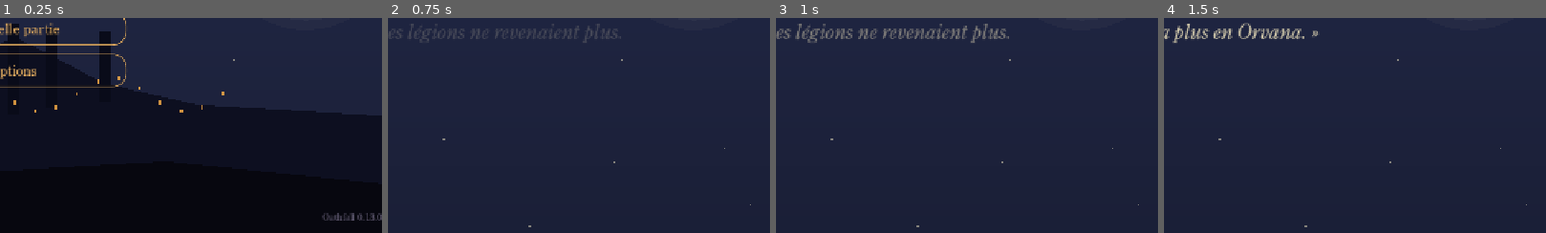
Above: before the commit, frames 1-4 (left to right).
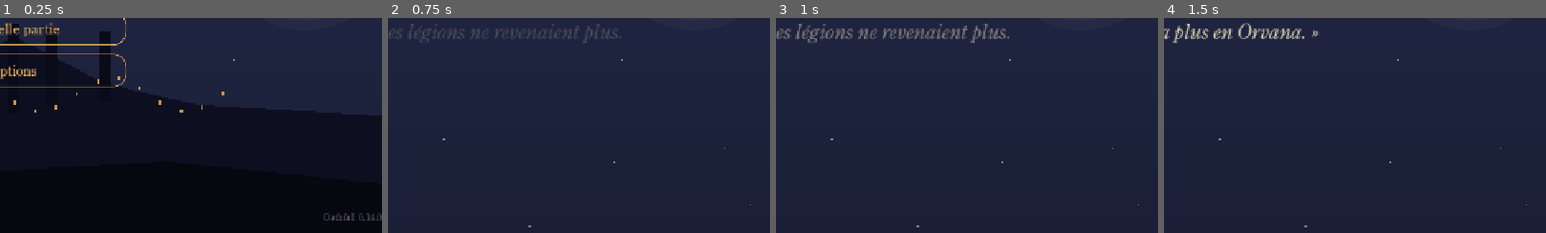
Above: after the commit, the same moments.

Repository: dev-Chris06/oathfall
Game: Godot game, scene res://scenes/main.tscn
Two runs of this game, one before a commit and one after it. Both use one fixed random seed, a clock stepped at 60 frames per second and the inputs below.
Inputs (mouse positions are % of the whole screen's width and height, from its top left):
- Up to frame 1 (0.25 s): no input
- Up to frame 2 (0.75 s): click "Nouvelle partie" at 0.5 s
- Up to frame 3 (1 s): no input
- Up to frame 4 (1.5 s): tap Enter at 1.25 s; drag from (50, 50) to (60, 28) at 1.27 s
The pictures show only the part of the screen within x 48-98%, y 50-100%; the shares and areas given below are measured in that part.

The runs differ from the first frame. In frame 1, 0.2% of the frame differs, in the area x 84-98%, y 90-95%; in frame 2, nothing differs; in frame 3, nothing differs; in frame 4, nothing differs.

Commit message:
Étape 10 : le son
- gestionnaire Audio (bus Musique et Sons, fondus, volumes gardés)
- bruitages : pas, coups, cloches, séisme, cris, interface
- six musiques en boucle, boss dès que sa barre apparaît
- curseurs de volume dans les options
- sons lourds et musiques fabriqués par tools/audio/generate.py
- pas, tissu, pièces et livre : Kenney (CC0)
- test : fichiers présents, événements joués, volumes relus
- version 0.14.0

Co-Authored-By: Claude Sonnet 5.5 <noreply@anthropic.com>

Diff:
--- a/project.godot
+++ b/project.godot
@@ -12,7 +12,7 @@
 
 config/name="Oathfall"
 config/description="Action-RPG dark fantasy. Royaume d'Orvana : nul n'y meurt plus."
-config/version="0.13.0"
+config/version="0.14.0"
 run/main_scene="res://scenes/main.tscn"
 config/features=PackedStringArray("4.7", "GL Compatibility")
 config/icon="res://icon.svg"
@@ -20,6 +20,7 @@
 [autoload]
 
 Progress="*res://scripts/progress.gd"
+Audio="*res://scripts/audio.gd"
 
 [display]
 
--- /dev/null
+++ b/scripts/audio.gd
@@ -0,0 +1,214 @@
+extends Node
+## Le son du jeu : bruitages et musiques. Chargé en permanence sous le nom
+## `Audio`. Deux bus (« Musique » et « Sons ») sont créés au démarrage, avec
+## leurs volumes réglables dans les options et gardés dans `user://reglages.json`.
+##
+## Les événements sont déclarés dans `EVENTS` (identifiant → fichiers, volume,
+## variation de hauteur) : le reste du jeu ne connaît que `Audio.play(&"clang")`
+## et `Audio.music(&"cemetery")`. Les bruitages lourds et les musiques sont
+## fabriqués par `tools/audio/generate.py` ; les pas, le tissu et les pièces
+## viennent du pack Kenney (CC0).
+
+const SFX := "res://assets/audio/sfx/"
+const KEN := "res://assets/audio/kenney/"
+const MUSIC := "res://assets/audio/music/"
+
+## Identifiant → { files, db (volume), pitch (variation aléatoire) }.
+const EVENTS := {
+	&"step": {"files": ["footstep00", "footstep01", "footstep02", "footstep03", "footstep04"], "kenney": true, "db": -12.0, "pitch": 0.1},
+	&"swing_light": {"files": ["whoosh_light"], "db": -6.0, "pitch": 0.12},
+	&"swing_heavy": {"files": ["whoosh_heavy"], "db": -4.0, "pitch": 0.08},
+	&"hit_flesh": {"files": ["impact_flesh"], "db": -3.0, "pitch": 0.12},
+	&"hit_heavy": {"files": ["impact_heavy"], "db": -2.0, "pitch": 0.08},
+	&"clang": {"files": ["clang"], "db": -6.0, "pitch": 0.1},
+	&"dodge": {"files": ["cloth1", "cloth3"], "kenney": true, "db": -6.0, "pitch": 0.1},
+	&"hurt": {"files": ["impact_flesh"], "db": 0.0, "pitch": -0.2},
+	&"hero_die": {"files": ["hero_die"], "db": -2.0},
+	&"rest_done": {"files": ["rest_done"], "db": -3.0},
+	&"enemy_fall": {"files": ["bones_fall"], "db": -4.0, "pitch": 0.1},
+	&"enemy_rise": {"files": ["bones_rise"], "db": -6.0, "pitch": 0.1},
+	&"drink": {"files": ["drink"], "db": -3.0},
+	&"heal": {"files": ["heal"], "db": -4.0},
+	&"twang": {"files": ["twang"], "db": -5.0, "pitch": 0.1},
+	&"bell_toll": {"files": ["bell_toll"], "db": -2.0},
+	&"bell_small": {"files": ["bell_small"], "db": -5.0, "pitch": 0.05},
+	&"bell_crash": {"files": ["bell_crash"], "db": 0.0},
+	&"rope_snap": {"files": ["rope_snap"], "db": -2.0},
+	&"quake": {"files": ["quake"], "db": 0.0},
+	&"scream": {"files": ["scream"], "db": -2.0},
+	&"dig": {"files": ["dig"], "db": -3.0, "pitch": 0.1},
+	&"level_done": {"files": ["level_done"], "db": -2.0},
+	&"ui_click": {"files": ["ui_click"], "db": -4.0},
+	&"ui_select": {"files": ["ui_select"], "db": -4.0},
+	&"book_open": {"files": ["bookOpen"], "kenney": true, "db": -4.0},
+	&"book_close": {"files": ["bookClose"], "kenney": true, "db": -4.0},
+	&"page": {"files": ["bookFlip1"], "kenney": true, "db": -6.0, "pitch": 0.1},
+	&"coins": {"files": ["handleCoins"], "kenney": true, "db": -4.0},
+	&"equip": {"files": ["clothBelt", "metalLatch"], "kenney": true, "db": -5.0},
+	&"gate": {"files": ["creak1", "creak2"], "kenney": true, "db": -2.0},
+	&"gate_shut": {"files": ["doorClose_1"], "kenney": true, "db": -2.0},
+}
+
+## Musique de chaque ambiance (identifiant → fichier, volume).
+const TRACKS := {
+	&"title": {"file": "title", "db": -4.0},
+	&"map": {"file": "map", "db": -5.0},
+	&"cemetery": {"file": "cemetery", "db": -4.0},
+	&"underground": {"file": "underground", "db": -4.0},
+	&"refuge": {"file": "refuge", "db": -5.0},
+	&"boss": {"file": "boss", "db": -3.0},
+}
+
+const SETTINGS_PATH := "user://reglages.json"
+const VOICES := 14
+const FADE := 1.6
+
+## Volumes de 0 à 1.
+var music_volume := 0.7
+var sfx_volume := 0.9
+## Les derniers événements joués (le test automatique les relit).
+var log: Array[StringName] = []
+## Combien de fois chaque événement a été joué depuis le début.
+var heard := {}
+var current_track: StringName = &""
+## Musique du niveau en cours, que l'on retrouve après un combat de boss.
+var level_track: StringName = &""
+
+var _streams := {}
+var _voices: Array[AudioStreamPlayer] = []
+var _next_voice := 0
+var _music: Array[AudioStreamPlayer] = []
+var _active := 0
+var _last_played := {}
+var _settings_path := SETTINGS_PATH
+
+
+func _ready() -> void:
+	process_mode = Node.PROCESS_MODE_ALWAYS
+	for bus_name in ["Musique", "Sons"]:
+		if AudioServer.get_bus_index(bus_name) == -1:
+			AudioServer.add_bus()
+			var index := AudioServer.bus_count - 1
+			AudioServer.set_bus_name(index, bus_name)
+			AudioServer.set_bus_send(index, "Master")
+	for i in VOICES:
+		var voice := AudioStreamPlayer.new()
+		voice.bus = "Sons"
+		add_child(voice)
+		_voices.append(voice)
+	for i in 2:
+		var player := AudioStreamPlayer.new()
+		player.bus = "Musique"
+		player.volume_db = -80.0
+		add_child(player)
+		_music.append(player)
+	load_settings()
+
+
+## Joue un événement. `db` s'ajoute au volume de l'événement.
+func play(id: StringName, db := 0.0) -> void:
+	log.append(id)
+	heard[id] = int(heard.get(id, 0)) + 1
+	if log.size() > 200:
+		log = log.slice(100)
+	var event: Dictionary = EVENTS.get(id, {})
+	if event.is_empty():
+		push_warning("Son inconnu : %s" % id)
+		return
+	# Un même son ne se répète pas dans la même image (coups simultanés).
+	var now := Time.get_ticks_msec()
+	if now - int(_last_played.get(id, -1000)) < 40:
+		return
+	_last_played[id] = now
+	var files: Array = event["files"]
+	var file: String = files[randi() % files.size()]
+	var stream := _load((KEN if event.get("kenney", false) else SFX) + file + ".ogg")
+	if stream == null:
+		return
+	var voice := _voices[_next_voice]
+	_next_voice = (_next_voice + 1) % VOICES
+	voice.stream = stream
+	voice.volume_db = float(event.get("db", 0.0)) + db
+	var spread := float(event.get("pitch", 0.0))
+	voice.pitch_scale = 1.0 + (randf() * 2.0 - 1.0) * spread if spread > 0.0 else 1.0 + spread
+	voice.play()
+
+
+## Lance une musique en fondu enchaîné ; la même musique ne redémarre pas.
+func music(id: StringName) -> void:
+	if id == current_track:
+		return
+	current_track = id
+	log.append(StringName("music:" + String(id)))
+	heard[StringName("music:" + String(id))] = int(heard.get(StringName("music:" + String(id)), 0)) + 1
+	var old := _music[_active]
+	var tween := create_tween().set_parallel(true)
+	tween.tween_property(old, "volume_db", -80.0, FADE)
+	tween.chain().tween_callback(old.stop)
+	if id == &"" or not TRACKS.has(id):
+		return
+	var track: Dictionary = TRACKS[id]
+	var stream := _load(MUSIC + String(track["file"]) + ".ogg")
+	if stream == null:
+		return
+	_active = 1 - _active
+	var player := _music[_active]
+	player.stream = stream
+	player.volume_db = -80.0
+	player.play()
+	create_tween().tween_property(player, "volume_db", float(track["db"]), FADE)
+
+
+func stop_music() -> void:
+	music(&"")
+
+
+func set_music_volume(value: float) -> void:
+	music_volume = clampf(value, 0.0, 1.0)
+	_apply_volume("Musique", music_volume)
+
+
+func set_sfx_volume(value: float) -> void:
+	sfx_volume = clampf(value, 0.0, 1.0)
+	_apply_volume("Sons", sfx_volume)
+
+
+func save_settings() -> void:
+	var file := FileAccess.open(_settings_path, FileAccess.WRITE)
+	if file != null:
+		file.store_string(JSON.stringify({"music": music_volume, "sfx": sfx_volume}))
+
+
+func load_settings() -> void:
+	if FileAccess.file_exists(_settings_path):
+		var parsed = JSON.parse_string(FileAccess.get_file_as_string(_settings_path))
+		if parsed is Dictionary:
+			music_volume = clampf(float(parsed.get("music", music_volume)), 0.0, 1.0)
+			sfx_volume = clampf(float(parsed.get("sfx", sfx_volume)), 0.0, 1.0)
+	_apply_volume("Musique", music_volume)
+	_apply_volume("Sons", sfx_volume)
+
+
+## Les tests écrivent ailleurs que dans les vrais réglages.
+func use_test_settings() -> void:
+	_settings_path = "user://reglages_essai.json"
+
+
+func _apply_volume(bus_name: String, value: float) -> void:
+	var index := AudioServer.get_bus_index(bus_name)
+	if index != -1:
+		AudioServer.set_bus_volume_db(index, linear_to_db(maxf(value, 0.0001)))
+		AudioServer.set_bus_mute(index, value <= 0.001)
+
+
+func _load(path: String) -> AudioStream:
+	if _streams.has(path):
+		return _streams[path]
+	if not ResourceLoader.exists(path):
+		push_warning("Fichier audio introuvable : " + path)
+		return null
+	var stream: AudioStream = load(path)
+	if stream is AudioStreamOggVorbis and path.begins_with(MUSIC):
+		(stream as AudioStreamOggVorbis).loop = true
+	_streams[path] = stream
+	return stream
--- a/scripts/dev/selftest_bot.gd
+++ b/scripts/dev/selftest_bot.gd
@@ -250,8 +250,52 @@
 		return
 	if not await _menu_tests():
 		return
+	if not _audio_tests():
+		return
 	print("SELFTEST OK")
 	get_tree().quit(0)
+
+
+## Tous les sons déclarés existent, ceux que le test a provoqués ont été joués,
+## et les volumes se gardent.
+func _audio_tests() -> bool:
+	for id: StringName in Audio.EVENTS:
+		var event: Dictionary = Audio.EVENTS[id]
+		for file: String in event["files"]:
+			var path: String = (Audio.KEN if event.get("kenney", false) else Audio.SFX) + file + ".ogg"
+			if not ResourceLoader.exists(path):
+				return _fail("le son %s manque : %s" % [id, path])
+	for id: StringName in Audio.TRACKS:
+		var path: String = Audio.MUSIC + String(Audio.TRACKS[id]["file"]) + ".ogg"
+		if not ResourceLoader.exists(path):
+			return _fail("la musique %s manque : %s" % [id, path])
+	# Un bouton du thème joue son clic.
+	var probe := Button.new()
+	Theatre.pill(probe, 20)
+	probe.pressed.emit()
+	probe.free()
+	var expected: Array[StringName] = [&"step", &"swing_light", &"swing_heavy", &"hit_flesh", &"hit_heavy",
+		&"dodge", &"hurt", &"rest_done", &"enemy_fall", &"enemy_rise", &"drink", &"heal", &"twang",
+		&"bell_toll", &"bell_small", &"bell_crash", &"rope_snap", &"quake", &"scream", &"dig",
+		&"level_done", &"gate", &"coins", &"book_open", &"book_close", &"ui_click",
+		&"music:title", &"music:map", &"music:cemetery", &"music:underground", &"music:boss", &"music:refuge"]
+	for id in expected:
+		if int(Audio.heard.get(id, 0)) == 0:
+			return _fail("le son %s n'a jamais été joué pendant le test" % id)
+	Audio.set_music_volume(0.35)
+	Audio.set_sfx_volume(0.0)
+	Audio.save_settings()
+	Audio.set_music_volume(0.9)
+	Audio.set_sfx_volume(0.9)
+	Audio.load_settings()
+	if absf(Audio.music_volume - 0.35) > 0.001 or Audio.sfx_volume != 0.0:
+		return _fail("les volumes n'ont pas été relus (%.2f, %.2f)" % [Audio.music_volume, Audio.sfx_volume])
+	if not AudioServer.is_bus_mute(AudioServer.get_bus_index("Sons")):
+		return _fail("le volume nul ne coupe pas le bus des sons")
+	Audio.set_music_volume(0.7)
+	Audio.set_sfx_volume(0.9)
+	print("test réussi : sons et musiques présents, joués aux bons moments, volumes gardés")
+	return true
 
 
 func _arena_tests() -> bool:
--- a/scripts/enemies/archer.gd
+++ b/scripts/enemies/archer.gd
@@ -87,6 +87,7 @@
 
 
 func _shoot() -> void:
+	Audio.play(&"twang")
 	var bolt := Bolt.new()
 	var start := global_position + Vector3(0.0, 1.2, 0.0) + _facing * 0.6
 	var target := _hero.global_position + Vector3(0.0, 1.0, 0.0)
--- a/scripts/enemies/bell_ringer.gd
+++ b/scripts/enemies/bell_ringer.gd
@@ -24,6 +24,7 @@
 
 
 func _ring() -> void:
+	Audio.play(&"bell_small")
 	Fx.ring(get_parent(), global_position, Color(0.85, 0.62, 0.3, 0.55), BELL_RADIUS, 1.3)
 	if _bell != null:
 		var tween := _bell.create_tween()
--- a/scripts/enemies/bell_rope.gd
+++ b/scripts/enemies/bell_rope.gd
@@ -61,6 +61,7 @@
 
 
 func _snap() -> void:
+	Audio.play(&"rope_snap")
 	is_cut = true
 	remove_from_group(&"ropes")
 	_marker.visible = false
--- a/scripts/enemies/burrower.gd
+++ b/scripts/enemies/burrower.gd
@@ -89,6 +89,7 @@
 
 
 func _burst() -> void:
+	Audio.play(&"dig")
 	_phase = Phase.BURST
 	_state_time = 0.0
 	_burst_hit = false
--- a/scripts/enemies/fossoyeuse.gd
+++ b/scripts/enemies/fossoyeuse.gd
@@ -138,6 +138,7 @@
 
 
 func _start_melee() -> void:
+	Audio.play(&"swing_heavy")
 	_attacks += 1
 	if _attacks % 3 == 0:
 		_begin(Act.SWEEP)
@@ -326,6 +327,7 @@
 # --- Phase 2 : sous terre ------------------------------------------------------
 
 func _begin_dive() -> void:
+	Audio.play(&"dig")
 	_begin(Act.DIVE)
 	_invulnerable = true
 	remove_from_group(&"hittable")
@@ -386,6 +388,7 @@
 
 
 func _emerge() -> void:
+	Audio.play(&"dig")
 	_clear_marker()
 	_mound.visible = false
 	_model.visible = true
@@ -512,6 +515,7 @@
 
 
 func _launch_stone() -> void:
+	Audio.play(&"swing_heavy")
 	var stone := GraveStone.new()
 	stone.hero = _hero
 	stone.start = global_position + Vector3(0.0, 3.2, 0.0) + _facing * 0.8
@@ -524,6 +528,7 @@
 
 
 func _begin_raise() -> void:
+	Audio.play(&"scream")
 	_begin(Act.RAISE_TELE)
 	_play_fit("raise", float(_type["raise_windup"]) + 0.3)
 
--- a/scripts/enemies/grave_stone.gd
+++ b/scripts/enemies/grave_stone.gd
@@ -50,6 +50,7 @@
 
 
 func _land() -> void:
+	Audio.play(&"hit_heavy")
 	var hit := false
 	if hero != null and not hero.is_dead() and not hero.is_dodging():
 		var offset := hero.global_position - target
--- a/scripts/enemies/great_bell.gd
+++ b/scripts/enemies/great_bell.gd
@@ -130,6 +130,7 @@
 
 
 func _fall() -> void:
+	Audio.play(&"bell_crash")
 	is_fallen = true
 	_bell.rotation.z = 0.0
 	var tween := create_tween()
--- a/scripts/enemies/sonneur.gd
+++ b/scripts/enemies/sonneur.gd
@@ -132,6 +132,7 @@
 
 
 func _slam() -> void:
+	Audio.play(&"quake")
 	_clear_quake_marker()
 	_phase = Phase.QUAKE
 	_state_time = 0.0
@@ -214,6 +215,7 @@
 
 
 func _toll() -> void:
+	Audio.play(&"bell_toll")
 	var raised := 0
 	for node in get_tree().get_nodes_in_group(&"bodies"):
 		var body := node as Enemy
--- a/scripts/enemies/widow.gd
+++ b/scripts/enemies/widow.gd
@@ -62,6 +62,7 @@
 
 
 func _scream() -> void:
+	Audio.play(&"scream")
 	var raised := 0
 	for node in get_tree().get_nodes_in_group(&"bodies"):
 		var body := node as Enemy
--- a/scripts/enemy.gd
+++ b/scripts/enemy.gd
@@ -315,6 +315,7 @@
 
 
 func _strike() -> void:
+	Audio.play(&"swing_light", -6.0)
 	if _hero == null:
 		return
 	var offset := _hero.global_position - global_position
@@ -327,6 +328,7 @@
 
 
 func _fall() -> void:
+	Audio.play(&"enemy_fall")
 	_on_fall()
 	state = State.DOWN
 	_state_time = 0.0
@@ -343,6 +345,7 @@
 
 
 func _start_rising() -> void:
+	Audio.play(&"enemy_rise")
 	state = State.RISING
 	_state_time = 0.0
 	remove_from_group(&"bodies")
--- a/scripts/hero.gd
+++ b/scripts/hero.gd
@@ -41,6 +41,8 @@
 
 var controls: TouchControls
 var state := State.MOVE
+## Temps avant le prochain bruit de pas.
+var _stride := 0.0
 var max_health := 100
 var health := 100
 
@@ -134,6 +136,10 @@
 			elif wish.length() > 0.1:
 				_facing = wish.normalized()
 				_loop(_animation("run"))
+				_stride -= delta
+				if _stride <= 0.0:
+					_stride = 0.34
+					Audio.play(&"step")
 			else:
 				_loop(_animation("idle"))
 		State.ATTACK:
@@ -166,6 +172,7 @@
 			velocity = Vector3.ZERO
 			if _state_time >= DRINK_TIME:
 				state = State.MOVE
+				Audio.play(&"heal")
 				flask_drunk.emit()
 		State.DEAD:
 			velocity = Vector3.ZERO
@@ -206,6 +213,7 @@
 		(attacker as Enemy).take_hit(global_position, thorns)
 	health_changed.emit(health, max_health)
 	hurt.emit()
+	Audio.play(&"hurt")
 	_rite_target = null
 	_cut_target = null
 	_rite_progress = 0.0
@@ -213,6 +221,7 @@
 		state = State.DEAD
 		_state_time = 0.0
 		_once(_animation("death"), 1.0)
+		Audio.play(&"hero_die")
 		died.emit()
 		return
 	var push := global_position - from
@@ -279,6 +288,7 @@
 		return
 	state = State.DRINK
 	_state_time = 0.0
+	Audio.play(&"drink")
 	_once(_animation("drink"), 1.0)
 
 
@@ -296,6 +306,7 @@
 	state = State.DODGE
 	_state_time = 0.0
 	_dodge_cooldown = dodge_cooldown
+	Audio.play(&"dodge")
 	_once(_animation("dodge"), 1.4)
 
 
@@ -308,6 +319,7 @@
 	_state_time = 0.0
 	var speed := float(attack["speed"]) * attack_speed_scale
 	var length := _once(attack["animation"], speed)
+	Audio.play(&"swing_heavy" if index == _data["attacks"].size() - 1 else &"swing_light")
 	_attack_duration = length / speed * RECOVERY_CUT if length > 0.0 else 0.4
 
 
@@ -329,6 +341,7 @@
 		touched = true
 	if touched:
 		var attacks: Array = _data["attacks"]
+		Audio.play(&"hit_heavy" if _combo == attacks.size() - 1 else &"hit_flesh")
 		hit_landed.emit(_combo == attacks.size() - 1)
 
 
@@ -425,6 +438,7 @@
 		body.give_rest()
 		if rest_heal > 0:
 			heal(rest_heal)
+		Audio.play(&"rest_done")
 		rest_given.emit(body)
 
 
--- a/scripts/hud.gd
+++ b/scripts/hud.gd
@@ -115,6 +115,7 @@
 func show_boss(boss_name: String, health: int, max_health: int) -> void:
 	_boss_label.text = boss_name
 	_boss_box.visible = true
+	Audio.music(&"boss")
 	set_boss(health, max_health)
 
 
@@ -125,6 +126,7 @@
 
 func hide_boss() -> void:
 	_boss_box.visible = false
+	Audio.music(Audio.level_track)
 
 
 func _process(delta: float) -> void:
--- a/scripts/level.gd
+++ b/scripts/level.gd
@@ -36,6 +36,8 @@
 ## Vrai quand un joueur automatique tient les commandes : le niveau ne se
 ## recharge pas seul et laisse le test décider.
 var scripted := false
+## Musique du niveau (vide : selon le décor, souterrain ou cimetière).
+var music_track: StringName = &""
 
 var hero: Hero
 var controls: TouchControls
@@ -65,6 +67,10 @@
 	add_child(_solids)
 	_build_environment()
 	_build()
+	if music_track == &"":
+		music_track = &"underground" if underground else &"cemetery"
+	Audio.level_track = music_track
+	Audio.music(music_track)
 
 	controls = TouchControls.new()
 	add_child(controls)
@@ -180,6 +186,7 @@
 	if _finished:
 		return
 	_finished = true
+	Audio.play(&"level_done")
 	completed.emit()
 
 
@@ -225,6 +232,8 @@
 	if gate["open"]:
 		return
 	gate["open"] = true
+	if not instant:
+		Audio.play(&"gate")
 	(gate["blocker"] as CollisionShape3D).set_deferred("disabled", true)
 	for side: int in [0, 1]:
 		var leaf := gate["leaves"][side] as Node3D
--- a/scripts/levels/refuge.gd
+++ b/scripts/levels/refuge.gd
@@ -151,6 +151,7 @@
 # --- Décor --------------------------------------------------------------------
 
 func _build() -> void:
+	music_track = &"refuge"
 	var cells: Array[Vector2] = []
 	for col in range(-4, 5):
 		for row in range(-7, 3):
--- a/scripts/main.gd
+++ b/scripts/main.gd
@@ -76,6 +76,7 @@
 		Progress.save_path = "user://essai.json"
 		Progress.delete_save()
 		Progress.reset()
+		Audio.use_test_settings()
 		# Le joueur automatique choisit lui-même les niveaux.
 		var bot := SelftestBot.new()
 		bot.main = self
@@ -108,6 +109,7 @@
 	_drop_screens()
 	Engine.time_scale = 1.0
 	get_tree().paused = false
+	Audio.music(&"title")
 	title_screen = TitleScreen.new()
 	title_screen.continue_pressed.connect(show_map)
 	title_screen.new_game_pressed.connect(start_new_game)
@@ -132,6 +134,7 @@
 	_drop_screens()
 	Engine.time_scale = 1.0
 	get_tree().paused = false
+	Audio.music(&"map")
 	world_map = WorldMap.new()
 	world_map.available = ready_levels()
 	world_map.level_chosen.connect(_on_level_chosen)
--- a/scripts/skill_book.gd
+++ b/scripts/skill_book.gd
@@ -60,6 +60,7 @@
 	_right.custom_minimum_size = Vector2(560.0, 610.0)
 	row.add_child(_right)
 
+	Audio.play(&"book_open")
 	_refresh()
 
 
@@ -74,6 +75,7 @@
 func close_book() -> void:
 	if is_queued_for_deletion():
 		return
+	Audio.play(&"book_close")
 	get_tree().paused = false
 	closed.emit()
 	queue_free()
--- a/scripts/ui/shop_screen.gd
+++ b/scripts/ui/shop_screen.gd
@@ -66,6 +66,8 @@
 ## Achète l'objet sélectionné ou donné, comme si le joueur avait touché son bouton.
 func buy(item_id: StringName) -> bool:
 	var bought := Progress.buy_gear(item_id)
+	if bought:
+		Audio.play(&"coins")
 	_refresh()
 	return bought
 
@@ -83,6 +85,8 @@
 ## Achète une fiole, comme si le joueur avait touché son bouton.
 func buy_flask() -> bool:
 	var bought := Progress.buy_flask()
+	if bought:
+		Audio.play(&"coins")
 	_refresh()
 	return bought
 
--- a/scripts/ui/theatre.gd
+++ b/scripts/ui/theatre.gd
@@ -64,6 +64,9 @@
 
 
 static func _style_button(button: Button, font_size: int) -> void:
+	if not button.has_meta(&"clic"):
+		button.set_meta(&"clic", true)
+		button.pressed.connect(func() -> void: Audio.play(&"ui_click"))
 	button.add_theme_font_override("font", GameFonts.text())
 	button.add_theme_font_size_override("font_size", font_size)
 	button.add_theme_color_override("font_hover_color", CREAM)
--- a/scripts/ui/title_screen.gd
+++ b/scripts/ui/title_screen.gd
@@ -73,8 +73,9 @@
 		["Crédits", func() -> void: _show_panel(_credits)],
 		["Effacer la sauvegarde", erase_save],
 		["Retour", func() -> void: _show_panel(null)]])
+	_add_volume_sliders(_options)
 	_credits = _panel("Crédits",
-		"Modèles : KayKit, de Kay Lousberg (CC0).\nPolices : Standard Blackletter, de David Grigg, et MFB Oldstyle (CC0).\nMoteur : Godot Engine (licence MIT).",
+		"Modèles : KayKit, de Kay Lousberg (CC0).\nPolices : Standard Blackletter, de David Grigg, et MFB Oldstyle (CC0).\nSons : Kenney (CC0). Musiques et bruitages lourds : synthèse faite pour le jeu.\nMoteur : Godot Engine (licence MIT).",
 		[["Retour", func() -> void: _show_panel(_options)]])
 	refresh()
 
@@ -170,6 +171,35 @@
 		column.add_child(button)
 	add_child(panel)
 	return panel
+
+
+## Deux curseurs de volume, sous le titre du panneau des options.
+func _add_volume_sliders(panel: PanelContainer) -> void:
+	var column := panel.get_child(0) as VBoxContainer
+	var rows := [["Musique", Audio.music_volume, Audio.set_music_volume],
+		["Sons", Audio.sfx_volume, Audio.set_sfx_volume]]
+	var at := 1
+	for entry: Array in rows:
+		var row := HBoxContainer.new()
+		row.add_theme_constant_override("separation", 16)
+		var name_label := Theatre.label(entry[0], 22, Theatre.CREAM)
+		name_label.custom_minimum_size = Vector2(130.0, 0.0)
+		row.add_child(name_label)
+		var slider := HSlider.new()
+		slider.min_value = 0.0
+		slider.max_value = 1.0
+		slider.step = 0.05
+		slider.value = entry[1]
+		slider.custom_minimum_size = Vector2(420.0, 40.0)
+		slider.size_flags_horizontal = Control.SIZE_EXPAND_FILL
+		slider.value_changed.connect(entry[2])
+		slider.drag_ended.connect(func(_changed: bool) -> void:
+			Audio.save_settings()
+			Audio.play(&"ui_select"))
+		row.add_child(slider)
+		column.add_child(row)
+		column.move_child(row, at)
+		at += 1
 
 
 ## La ville à l'horizon et le moulin, en silhouettes.
Not shown, added: assets/audio/kenney/LICENSE.txt
Not shown, added: assets/audio/kenney/bookClose.ogg.import
Not shown, added: assets/audio/kenney/bookFlip1.ogg.import
Not shown, added: assets/audio/kenney/bookOpen.ogg.import
Not shown, added: assets/audio/kenney/cloth1.ogg.import
Not shown, added: assets/audio/kenney/cloth3.ogg.import
Not shown, added: assets/audio/kenney/clothBelt.ogg.import
Not shown, added: assets/audio/kenney/creak1.ogg.import
Not shown, added: assets/audio/kenney/creak2.ogg.import
Not shown, added: assets/audio/kenney/doorClose_1.ogg.import
Not shown, added: assets/audio/kenney/footstep00.ogg.import
Not shown, added: assets/audio/kenney/footstep01.ogg.import
(and 83 more such lines)
